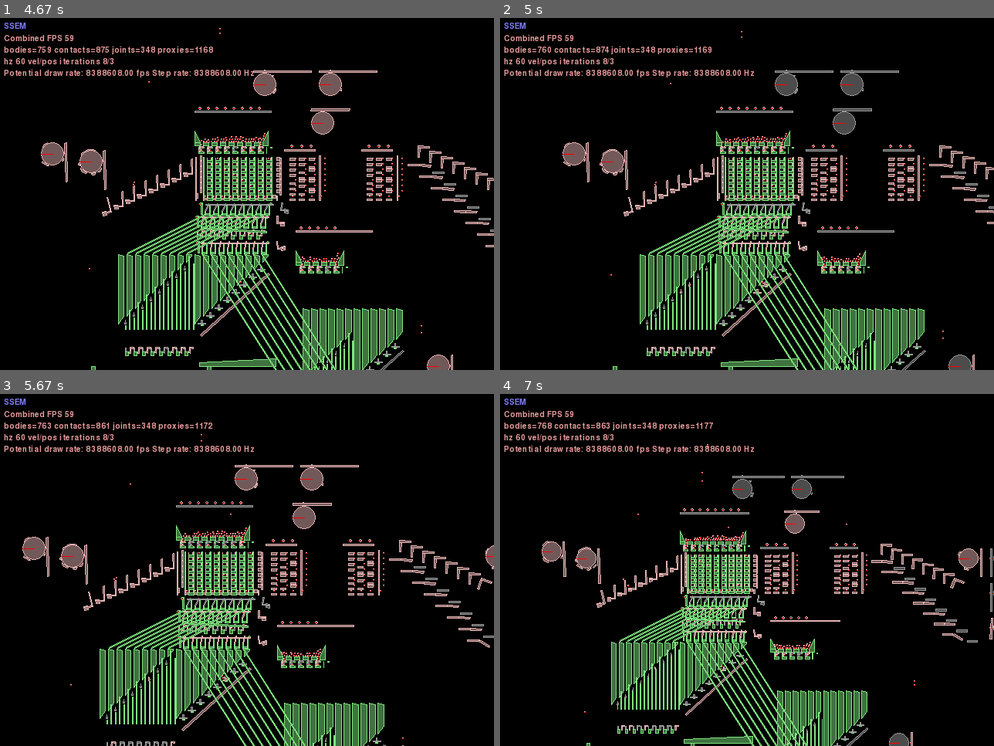
Above: before the commit, frames 1-4 (two rows, left to right).
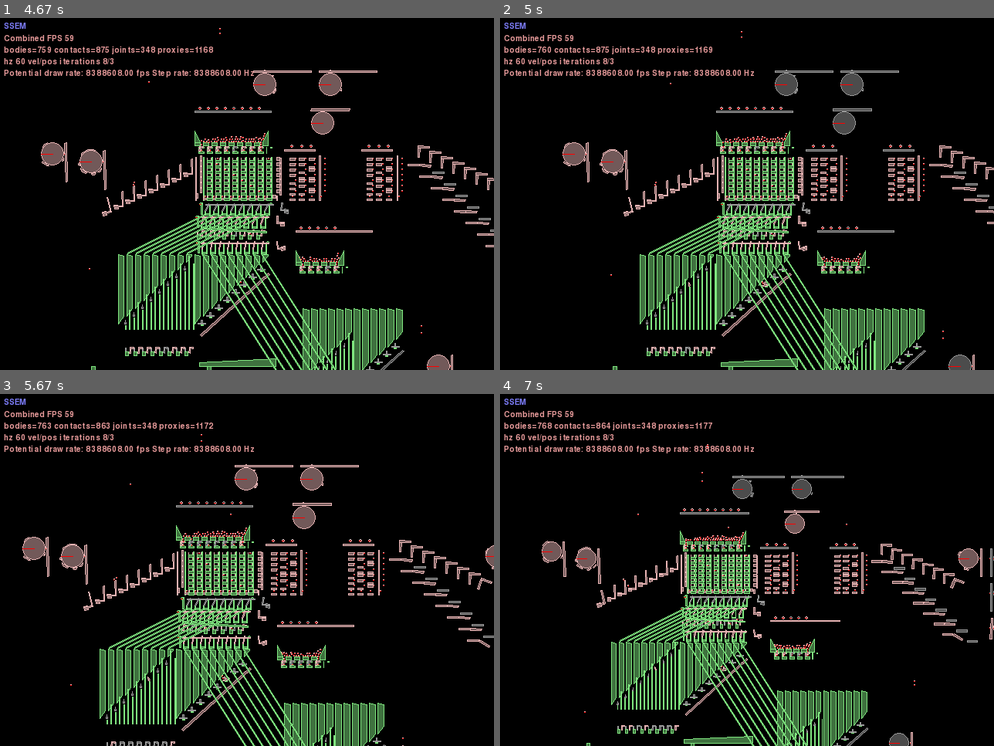
Above: after the commit, the same moments.

Repository: jmacarthur/box2d-ssem
Game: pygame game, started from main.py
The game is run twice, just before and just after one commit, with the same random seed, the same clock (stepped at 60 frames per second) and the same inputs.
Inputs (mouse positions are in pixels of both pictures, inside the frame that each line leads up to):
- Up to frame 1 (4.67 s): hold Right 0.33-0.8 s; move the mouse to (227, 201) at 0.37 s; hold Up 0.83-1.13 s; move the mouse to (247, 208) at 0.87 s; tap Space at 0.9, 1.23, 1.53, 1.73, 2.03, 2.3, 2.63, 2.93, 3.07, 3.47, 3.77, 4.13, 4.53 s; hold Right 1.17-1.63 s; move the mouse to (128, 186) at 1.2 s; hold Left 1.67-2.2 s; move the mouse to (296, 267) at 1.7 s; hold Down 2.23-2.53 s; move the mouse to (93, 271) at 2.27 s; hold Left 2.57-2.97 s; move the mouse to (429, 313) at 2.6 s; hold Up 3-3.37 s; move the mouse to (306, 218) at 3.03 s; hold Right 3.4-4.03 s; move the mouse to (256, 60) at 3.43 s; hold Down 4.07-4.43 s; move the mouse to (128, 113) at 4.1 s; hold Left from 4.47 s (still down); move the mouse to (222, 282) at 4.5 s
- Up to frame 2 (5 s): tap Space at 4.83 s; release Left at 4.93 s; hold Right from 4.97 s (still down)
- Up to frame 3 (5.67 s): move the mouse to (247, 605) at 5 s; tap Space at 5.03, 5.33, 5.53 s; release Right at 5.43 s; hold Up from 5.47 s (still down); move the mouse to (232, 499) at 5.5 s
- Up to frame 4 (7 s): release Up at 5.77 s; hold Right 5.8-6.27 s; move the mouse to (934, 700) at 5.83 s; tap Space at 5.87, 6.17, 6.37, 6.67, 6.93 s; hold Left 6.3-6.83 s; move the mouse to (667, 439) at 6.33 s; tap X at 6.45 s; hold Down from 6.87 s (still down); move the mouse to (845, 531) at 6.9 s

Frame 1 is identical in both runs. In frame 2, 0.2% of the frame differs, in the area x 21-53%, y 7-79%; in frame 3, 0.2%; in frame 4, 0.2%, in the area x 21-46%, y 7-79%.

Commit message:
Move translate_polygon to a file-level function

Diff:
--- a/main.py
+++ b/main.py
@@ -20,6 +20,9 @@
 
 def rotate_polygon_radians(polygon, r):
     return [(x*math.cos(r) - y*math.sin(r), y*math.cos(r) + x*math.sin(r)) for (x,y) in polygon]
+
+def translate_polygon(points, xpos, ypos):
+    return [(x+xpos,y+ypos) for (x,y) in points]
 
 bb_diameter = 6.35
 
@@ -180,13 +183,13 @@
         output_offset_x = pitch*(lines+1)*output_offset_dir
         sub_y_pitch = 20
         for c in range(0,lines):
-            input_toggle = self.toggle(xpos+c*pitch, ypos-150+sub_y_pitch*c, attachment_body)
-            output_toggle = self.subtractor_output_toggle(xpos+c*pitch+output_offset_x, ypos-150+sub_y_pitch*c, attachment_body)
-            self.world.CreateDistanceJoint(bodyA=input_toggle,
-	                                   bodyB=output_toggle,
-	                                   anchorA=(xpos, ypos+5),
-	                                   anchorB=(xpos+output_offset_x,ypos+5),
-	                                   collideConnected=False)
+            toggle_centre_x = xpos+c*pitch
+            toggle_centre_y = ypos-150+sub_y_pitch*c
+            input_toggle = self.toggle(toggle_centre_x, toggle_centre_y, attachment_body)
+            input_toggle.attachment_point = (toggle_centre_x, toggle_centre_y+10)
+            output_toggle = self.subtractor_output_toggle(toggle_centre_x+output_offset_x, toggle_centre_y, attachment_body)
+            output_toggle.attachment_point = (toggle_centre_x+output_offset_x, toggle_centre_y+10)
+            self.distance_joint(input_toggle, output_toggle)
 
             self.add_static_polygon([ (-1,0), (1,0), (1,sub_y_pitch*c+50), (-1,sub_y_pitch*c+50) ],
                                     xpos+(c+0.5)*pitch+output_offset_x, ypos+pitch-185)
@@ -270,7 +273,7 @@
             divider_height = 8
             height2 =        8
             divider_vertices = [ (0,0), (pitch-7,0), (pitch-7,divider_height), (0,height2) ]
-            divider_vertices = self.translate_points(divider_vertices, xpos+c*pitch, ypos+pitch+10)
+            divider_vertices = translate_polygon(divider_vertices, xpos+c*pitch, ypos+pitch+10)
             self.add_static_polygon(divider_vertices)
 
         for c in range(0,columns):
@@ -459,7 +462,7 @@
             sensor = self.add_dynamic_polygon(sensor_poly, xpos+c*pitch, ypos+7, filter=filters[0])
             self.memory_sensors.append(sensor)
             self.slide_joint(attachment_body, sensor, (0,1), 0, 15, friction=False)
-            blocker_fixtures.append(fixtureDef(shape=polygonShape(vertices=self.translate_points(blocker_poly,c*pitch,0)), density=1.0, filter=filters[0]))
+            blocker_fixtures.append(fixtureDef(shape=polygonShape(vertices=translate_polygon(blocker_poly,c*pitch,0)), density=1.0, filter=filters[0]))
         blocker_set = self.add_multifixture(blocker_fixtures, xpos, ypos)
         self.slide_joint(attachment_body, blocker_set, (1,0), 0, 15, friction=False)
 
@@ -480,7 +483,7 @@
 
 
     def add_static_polygon(self,vertices, xpos=0, ypos=0, filter=filters[0]):
-        translated_vertices = self.translate_points(vertices, xpos, ypos)
+        translated_vertices = translate_polygon(vertices, xpos, ypos)
         shape = polygonShape(vertices=[(x*self.scale, y*self.scale) for (x,y) in translated_vertices])
         fixture = fixtureDef(shape=shape, density=1.0, filter=filter)
         return self.world.CreateStaticBody(fixtures=fixture)
@@ -493,10 +496,10 @@
         circle.attachment_point = (xpos*self.scale, ypos*self.scale)
         return circle
 
-    def add_dynamic_polygon(self, vertices, xpos, ypos, filter=filters[0]):
-        translated_vertices = self.translate_points(vertices, xpos, ypos)
+    def add_dynamic_polygon(self, vertices, xpos, ypos, filter=filters[0], density=1.0):
+        translated_vertices = translate_polygon(vertices, xpos, ypos)
         shape = polygonShape(vertices=[(x*self.scale, y*self.scale) for (x,y) in translated_vertices])
-        fixture = fixtureDef(shape=shape, density=1.0, filter=filter)
+        fixture = fixtureDef(shape=shape, density=density, filter=filter)
         return self.world.CreateDynamicBody(fixtures=fixture)
 
     def slide_joint(self, body1, body2, axis, limit1, limit2,friction=1.0):
@@ -732,13 +735,13 @@
         self.connect_regenerators()
         # gutter
         gutter_vertices = [ (0,0), (pitch*9,10), (pitch*9,-10), (0,-10) ]
-        gutter_vertices = self.translate_points(gutter_vertices, -20, -420)
+        gutter_vertices = translate_polygon(gutter_vertices, -20, -420)
         gutter = self.add_static_polygon(gutter_vertices)
 
         self.add_static_polygon([ (-300,-600),(500,-600), (500,-610), (-300,-610)])
         wall_vertices = [ (0,-500), (0,-430), (10,-430), (10,-500) ]
         self.add_static_polygon(wall_vertices)
-        wall_vertices = self.translate_points(wall_vertices, -300, 0)
+        wall_vertices = translate_polygon(wall_vertices, -300, 0)
         self.add_static_polygon(wall_vertices)
 
         # Instruction decoder ROM
